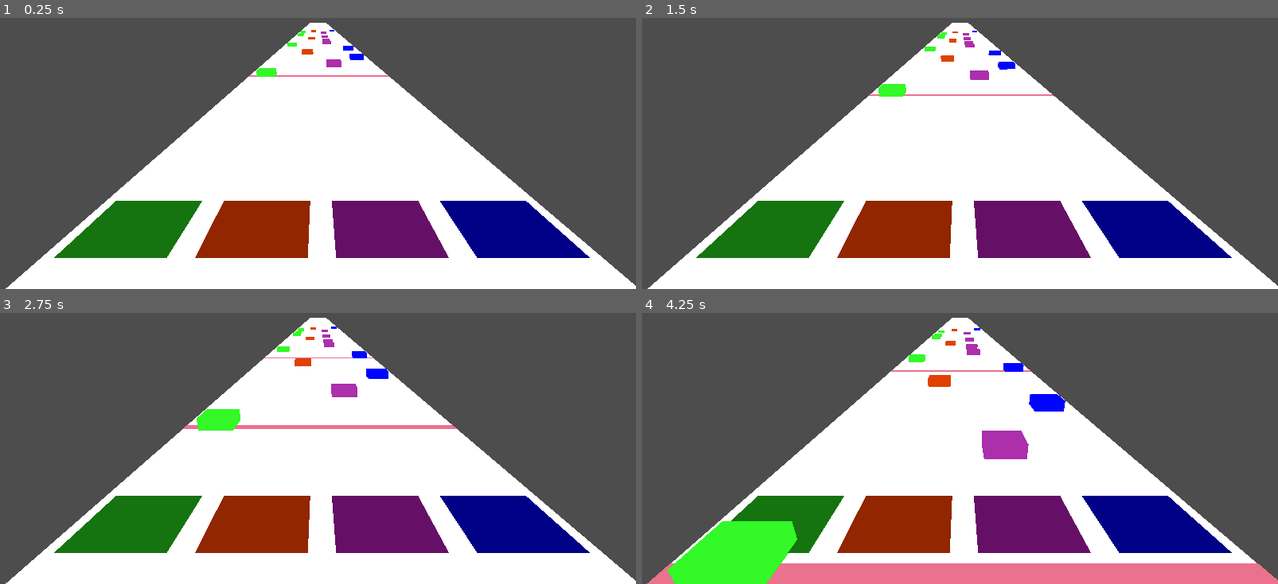
Above: before the commit, frames 1-4 (two rows, left to right).
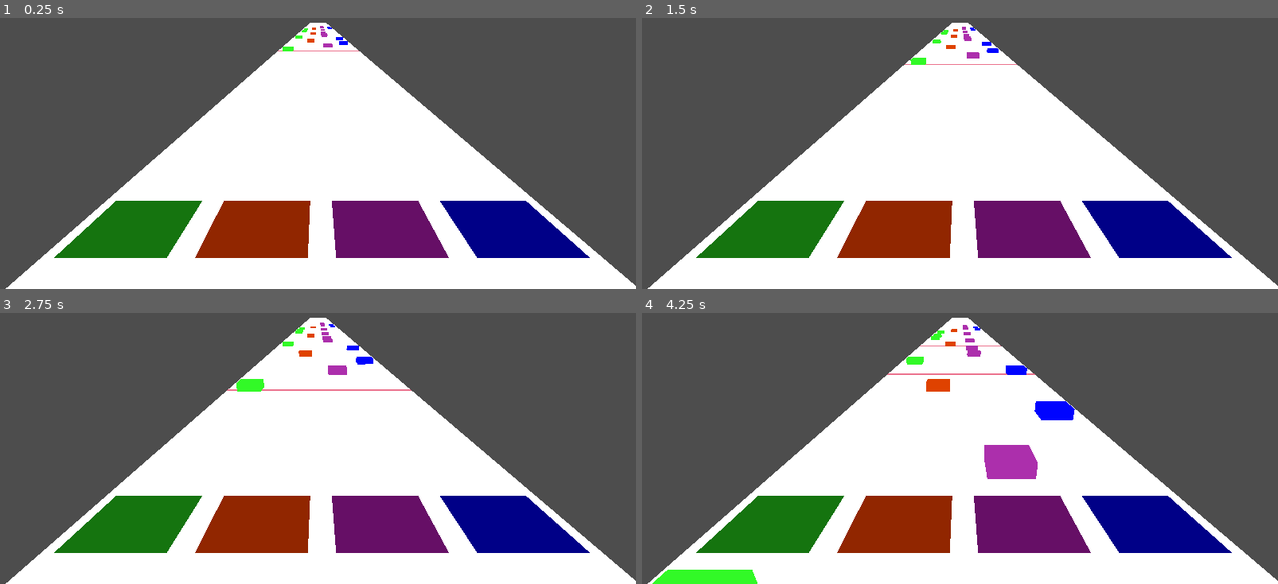
Above: after the commit, the same moments.

Repository: Austin-Senna/GuitarHero3D
Game: Godot game, scene res://game.tscn
Same seed, same stepped clock (60 frames per second), same inputs: the game is played once before the commit and once after it.
Inputs:
- Up to frame 1 (0.25 s): no input
- Up to frame 2 (1.5 s): tap Enter at 0.5 s; hold Up (ui_up) 0.53-1.28 s; tap Q at 0.6 s; hold Down (ui_down) from 1.28 s (still down); tap E at 1.35 s
- Up to frame 3 (2.75 s): release Down (ui_down) at 2.03 s; hold Up (ui_up) from 2.03 s (still down); tap R at 2.1 s
- Up to frame 4 (4.25 s): tap Q at 2.85 s; release Up (ui_up) at 3.53 s; hold Down (ui_down) from 3.53 s (still down); tap E at 3.6 s

The runs differ from the first frame. In frame 1, 0.7% of the frame differs, in the area x 39-62%, y 2-22%; in frame 2, 1.0%; in frame 3, 2.3%; in frame 4, 11%, in the area x 0-100%, y 4-100%.

Commit message:
Done Video 4 + Did some changes to intro/title/scene

Diff:
--- /dev/null
+++ b/Intro_Title_Menu/generic_animations.gd
@@ -0,0 +1,25 @@
+# generic_animations.gd
+extends Control
+
+# Get a reference to the AnimationPlayer. Adjust path if it's not a direct child.
+@onready var animation_player: AnimationPlayer = $AnimationPlayer
+@onready var parent = get_tree()
+var white_blinds_dur = 0.3
+
+func _ready():
+	self.z_index = 10;
+
+func play_white_blinds():
+	$WhiteBlinks.show()
+	animation_player.play("white_blinds")
+
+func play_fade_in():
+	$Fade.show()
+	animation_player.play("black_in")
+
+func play_fade_out():
+	animation_player.play("black_out")
+
+# More generic function if you prefer calling by name directly
+func play_anim(animation_name: StringName):
+	animation_player.play(animation_name)
--- /dev/null
+++ b/Intro_Title_Menu/generic_animations.tscn
@@ -0,0 +1,122 @@
+[gd_scene load_steps=7 format=3 uid="uid://byflxvnbatogh"]
+
+[ext_resource type="Script" uid="uid://3nwnonuh7s6o" path="res://Intro_Title_Menu/generic_animations.gd" id="1_geloo"]
+
+[sub_resource type="Animation" id="Animation_10ara"]
+length = 0.001
+tracks/0/type = "value"
+tracks/0/imported = false
+tracks/0/enabled = true
+tracks/0/path = NodePath("Fade:color")
+tracks/0/interp = 1
+tracks/0/loop_wrap = true
+tracks/0/keys = {
+"times": PackedFloat32Array(0),
+"transitions": PackedFloat32Array(1),
+"update": 0,
+"values": [Color(0, 0, 0, 1)]
+}
+tracks/1/type = "value"
+tracks/1/imported = false
+tracks/1/enabled = true
+tracks/1/path = NodePath("WhiteBlinks:visible")
+tracks/1/interp = 1
+tracks/1/loop_wrap = true
+tracks/1/keys = {
+"times": PackedFloat32Array(0),
+"transitions": PackedFloat32Array(1),
+"update": 1,
+"values": [false]
+}
+
+[sub_resource type="Animation" id="Animation_78db4"]
+resource_name = "black_in"
+tracks/0/type = "value"
+tracks/0/imported = false
+tracks/0/enabled = true
+tracks/0/path = NodePath("Fade:color")
+tracks/0/interp = 1
+tracks/0/loop_wrap = true
+tracks/0/keys = {
+"times": PackedFloat32Array(0, 1),
+"transitions": PackedFloat32Array(1, 1),
+"update": 0,
+"values": [Color(0, 0, 0, 1), Color(0, 0, 0, 0)]
+}
+
+[sub_resource type="Animation" id="Animation_1wcii"]
+resource_name = "black_out"
+tracks/0/type = "value"
+tracks/0/imported = false
+tracks/0/enabled = true
+tracks/0/path = NodePath("Fade:color")
+tracks/0/interp = 1
+tracks/0/loop_wrap = true
+tracks/0/keys = {
+"times": PackedFloat32Array(0.0666667, 1),
+"transitions": PackedFloat32Array(1, 1),
+"update": 0,
+"values": [Color(0, 0, 0, 0), Color(0, 0, 0, 1)]
+}
+
+[sub_resource type="Animation" id="Animation_6lcll"]
+resource_name = "white_blinds"
+length = 0.8805
+step = 0.1
+tracks/0/type = "value"
+tracks/0/imported = false
+tracks/0/enabled = true
+tracks/0/path = NodePath("WhiteBlinks:visible")
+tracks/0/interp = 1
+tracks/0/loop_wrap = true
+tracks/0/keys = {
+"times": PackedFloat32Array(0.0317, 0.0572, 0.0928, 0.263),
+"transitions": PackedFloat32Array(1, 1, 1, 1),
+"update": 1,
+"values": [false, true, false, false]
+}
+
+[sub_resource type="AnimationLibrary" id="AnimationLibrary_10ara"]
+_data = {
+&"RESET": SubResource("Animation_10ara"),
+&"black_in": SubResource("Animation_78db4"),
+&"black_out": SubResource("Animation_1wcii"),
+&"white_blinds": SubResource("Animation_6lcll")
+}
+
+[node name="genericAnimation" type="Control"]
+layout_mode = 3
+anchors_preset = 15
+anchor_right = 1.0
+anchor_bottom = 1.0
+grow_horizontal = 2
+grow_vertical = 2
+script = ExtResource("1_geloo")
+
+[node name="BlackBG" type="ColorRect" parent="."]
+z_index = -100
+layout_mode = 0
+offset_right = 1161.0
+offset_bottom = 658.0
+color = Color(0, 0, 0, 1)
+
+[node name="Fade" type="ColorRect" parent="."]
+layout_mode = 0
+offset_right = 1155.0
+offset_bottom = 655.0
+color = Color(0, 0, 0, 1)
+
+[node name="WhiteBlinks" type="ColorRect" parent="."]
+visible = false
+z_index = 1
+layout_mode = 1
+anchors_preset = 15
+anchor_right = 1.0
+anchor_bottom = 1.0
+grow_horizontal = 2
+grow_vertical = 2
+
+[node name="AnimationPlayer" type="AnimationPlayer" parent="."]
+libraries = {
+&"": SubResource("AnimationLibrary_10ara")
+}
--- a/Intro_Title_Menu/intro.gd
+++ b/Intro_Title_Menu/intro.gd
@@ -1,14 +1,14 @@
-extends Node2D
+extends Control
 
-@onready var animation_intro = $AnimationPlayer
+@onready var generic_anim_player: Control = $genericAnimation
 var title = preload("res://Intro_Title_Menu/title.tscn")
 
 func _ready():
-	animation_intro.play("black_in")
+	generic_anim_player.play_fade_in()
 	get_tree().create_timer(2).timeout.connect(blackout)
 
 func blackout():
-	animation_intro.play("black_out")
+	generic_anim_player.play_fade_out()
 	get_tree().create_timer(2).timeout.connect(startmenu)
 
 
--- a/Intro_Title_Menu/intro.tscn
+++ b/Intro_Title_Menu/intro.tscn
@@ -1,80 +1,33 @@
-[gd_scene load_steps=7 format=3 uid="uid://dfx72yw7qpccg"]
+[gd_scene load_steps=5 format=3 uid="uid://dfx72yw7qpccg"]
 
 [ext_resource type="Script" uid="uid://blc0cykodqlnl" path="res://Intro_Title_Menu/intro.gd" id="1_1wcii"]
-[ext_resource type="Texture2D" uid="uid://3rwe5we2fjnx" path="res://Intro_Title_Menu/Images/Gemini_Generated_Image_invp54invp54invp-removebg-preview.png" id="1_10ara"]
+[ext_resource type="Texture2D" uid="uid://t82ow1v6lhqa" path="res://Intro_Title_Menu/Images/Intro logo.png" id="2_1wcii"]
+[ext_resource type="PackedScene" uid="uid://byflxvnbatogh" path="res://Intro_Title_Menu/generic_animations.tscn" id="2_4gfd7"]
 
-[sub_resource type="Animation" id="Animation_10ara"]
-length = 0.001
-tracks/0/type = "value"
-tracks/0/imported = false
-tracks/0/enabled = true
-tracks/0/path = NodePath("Fade:color")
-tracks/0/interp = 1
-tracks/0/loop_wrap = true
-tracks/0/keys = {
-"times": PackedFloat32Array(0),
-"transitions": PackedFloat32Array(1),
-"update": 0,
-"values": [Color(0, 0, 0, 1)]
-}
+[sub_resource type="StyleBoxEmpty" id="StyleBoxEmpty_1wcii"]
 
-[sub_resource type="Animation" id="Animation_78db4"]
-resource_name = "black_in"
-tracks/0/type = "value"
-tracks/0/imported = false
-tracks/0/enabled = true
-tracks/0/path = NodePath("Fade:color")
-tracks/0/interp = 1
-tracks/0/loop_wrap = true
-tracks/0/keys = {
-"times": PackedFloat32Array(0, 1),
-"transitions": PackedFloat32Array(1, 1),
-"update": 0,
-"values": [Color(0, 0, 0, 1), Color(0, 0, 0, 0)]
-}
-
-[sub_resource type="Animation" id="Animation_1wcii"]
-resource_name = "black_out"
-tracks/0/type = "value"
-tracks/0/imported = false
-tracks/0/enabled = true
-tracks/0/path = NodePath("Fade:color")
-tracks/0/interp = 1
-tracks/0/loop_wrap = true
-tracks/0/keys = {
-"times": PackedFloat32Array(0.0666667, 1),
-"transitions": PackedFloat32Array(1, 1),
-"update": 0,
-"values": [Color(0, 0, 0, 0), Color(0, 0, 0, 1)]
-}
-
-[sub_resource type="AnimationLibrary" id="AnimationLibrary_10ara"]
-_data = {
-&"RESET": SubResource("Animation_10ara"),
-&"black_in": SubResource("Animation_78db4"),
-&"black_out": SubResource("Animation_1wcii")
-}
-
-[node name="Intro" type="Node2D"]
+[node name="Intro" type="Control"]
+layout_mode = 3
+anchors_preset = 15
+anchor_right = 1.0
+anchor_bottom = 1.0
+grow_horizontal = 2
+grow_vertical = 2
 script = ExtResource("1_1wcii")
 
-[node name="Sprite2D" type="Sprite2D" parent="."]
-position = Vector2(575, 327)
-scale = Vector2(1.31033, 1.31033)
-texture = ExtResource("1_10ara")
+[node name="genericAnimation" parent="." instance=ExtResource("2_4gfd7")]
+layout_mode = 1
 
-[node name="AnimationPlayer" type="AnimationPlayer" parent="."]
-libraries = {
-&"": SubResource("AnimationLibrary_10ara")
-}
+[node name="PanelContainer" type="PanelContainer" parent="."]
+layout_mode = 1
+anchors_preset = 15
+anchor_right = 1.0
+anchor_bottom = 1.0
+grow_horizontal = 2
+grow_vertical = 2
+theme_override_styles/panel = SubResource("StyleBoxEmpty_1wcii")
 
-[node name="Fade" type="ColorRect" parent="."]
-offset_right = 1155.0
-offset_bottom = 655.0
-color = Color(0, 0, 0, 1)
-
-[node name="BlackBG" type="ColorRect" parent="."]
-z_index = -2
-offset_right = 1161.0
-offset_bottom = 658.0
-color = Color(0, 0, 0, 1)
+[node name="TextureRect" type="TextureRect" parent="PanelContainer"]
+layout_mode = 2
+texture = ExtResource("2_1wcii")
+stretch_mode = 5
--- a/Intro_Title_Menu/menu.tscn
+++ b/Intro_Title_Menu/menu.tscn
@@ -1,4 +1,6 @@
-[gd_scene format=3 uid="uid://85250qst0lew"]
+[gd_scene load_steps=2 format=3 uid="uid://85250qst0lew"]
+
+[ext_resource type="Texture2D" uid="uid://dgakdmya08ol1" path="res://Intro_Title_Menu/Images/megatron_rockstar_no_bg.png" id="1_qvpu2"]
 
 [node name="Menu" type="Control"]
 layout_mode = 3
@@ -7,3 +9,36 @@
 anchor_bottom = 1.0
 grow_horizontal = 2
 grow_vertical = 2
+
+[node name="HBoxContainer" type="HBoxContainer" parent="."]
+layout_mode = 1
+anchors_preset = -1
+anchor_right = 1.0
+anchor_bottom = 1.0
+offset_top = 30.0
+offset_bottom = -30.0
+grow_horizontal = 2
+grow_vertical = 2
+
+[node name="VBoxContainer" type="VBoxContainer" parent="HBoxContainer"]
+layout_mode = 2
+
+[node name="Button" type="Button" parent="HBoxContainer/VBoxContainer"]
+layout_mode = 2
+size_flags_vertical = 3
+text = "SELECT"
+
+[node name="PanelContainer" type="PanelContainer" parent="HBoxContainer/VBoxContainer"]
+layout_mode = 2
+
+[node name="MarginContainer" type="MarginContainer" parent="HBoxContainer/VBoxContainer/PanelContainer"]
+layout_mode = 2
+
+[node name="TextureRect" type="TextureRect" parent="HBoxContainer/VBoxContainer/PanelContainer/MarginContainer"]
+layout_mode = 2
+texture = ExtResource("1_qvpu2")
+stretch_mode = 5
+
+[node name="HBoxContainer" type="HBoxContainer" parent="HBoxContainer"]
+layout_mode = 2
+size_flags_horizontal = 3
--- a/Intro_Title_Menu/title.tscn
+++ b/Intro_Title_Menu/title.tscn
@@ -1,64 +1,13 @@
-[gd_scene load_steps=12 format=3 uid="uid://cy1xg746ttg2w"]
+[gd_scene load_steps=9 format=3 uid="uid://cy1xg746ttg2w"]
 
 [ext_resource type="Script" uid="uid://dh6smklpqbk5j" path="res://Intro_Title_Menu/titlescreen.gd" id="1_d0bdc"]
+[ext_resource type="PackedScene" uid="uid://byflxvnbatogh" path="res://Intro_Title_Menu/generic_animations.tscn" id="2_2k0cv"]
 [ext_resource type="Texture2D" uid="uid://iwyel12kshnm" path="res://Intro_Title_Menu/Images/titleicon2.png" id="2_ln4oq"]
 [ext_resource type="Texture2D" uid="uid://cix2hhigxwi1y" path="res://Intro_Title_Menu/Images/Start_button.png" id="2_yvvhr"]
 [ext_resource type="Texture2D" uid="uid://bsbbm6q77ypep" path="res://Intro_Title_Menu/Images/Start_button_pressed.png" id="3_34mbs"]
 [ext_resource type="Texture2D" uid="uid://cacvckoo1t7t7" path="res://Intro_Title_Menu/Images/exit_button.png" id="4_34mbs"]
 [ext_resource type="Texture2D" uid="uid://bo33ce7s8jkmg" path="res://Intro_Title_Menu/Images/exit_button_pressed.png" id="5_c6qcs"]
 [ext_resource type="Texture2D" uid="uid://jyum46lfybhc" path="res://Intro_Title_Menu/Images/optimus_prime_rockstar_no_bg.png" id="6_c6qcs"]
-
-[sub_resource type="Animation" id="Animation_10ara"]
-length = 0.001
-tracks/0/type = "value"
-tracks/0/imported = false
-tracks/0/enabled = true
-tracks/0/path = NodePath("Fade:color")
-tracks/0/interp = 1
-tracks/0/loop_wrap = true
-tracks/0/keys = {
-"times": PackedFloat32Array(0),
-"transitions": PackedFloat32Array(1),
-"update": 0,
-"values": [Color(0, 0, 0, 1)]
-}
-
-[sub_resource type="Animation" id="Animation_78db4"]
-resource_name = "black_in"
-tracks/0/type = "value"
-tracks/0/imported = false
-tracks/0/enabled = true
-tracks/0/path = NodePath("Fade:color")
-tracks/0/interp = 1
-tracks/0/loop_wrap = true
-tracks/0/keys = {
-"times": PackedFloat32Array(0, 1),
-"transitions": PackedFloat32Array(1, 1),
-"update": 0,
-"values": [Color(0, 0, 0, 1), Color(0, 0, 0, 0)]
-}
-
-[sub_resource type="Animation" id="Animation_1wcii"]
-resource_name = "black_out"
-tracks/0/type = "value"
-tracks/0/imported = false
-tracks/0/enabled = true
-tracks/0/path = NodePath("Fade:color")
-tracks/0/interp = 1
-tracks/0/loop_wrap = true
-tracks/0/keys = {
-"times": PackedFloat32Array(0.0666667, 1),
-"transitions": PackedFloat32Array(1, 1),
-"update": 0,
-"values": [Color(0, 0, 0, 0), Color(0, 0, 0, 1)]
-}
-
-[sub_resource type="AnimationLibrary" id="AnimationLibrary_10ara"]
-_data = {
-&"RESET": SubResource("Animation_10ara"),
-&"black_in": SubResource("Animation_78db4"),
-&"black_out": SubResource("Animation_1wcii")
-}
 
 [node name="TitleScreen" type="Control"]
 layout_mode = 3
@@ -68,6 +17,9 @@
 grow_horizontal = 2
 grow_vertical = 2
 script = ExtResource("1_d0bdc")
+
+[node name="genericAnimation" parent="." instance=ExtResource("2_2k0cv")]
+layout_mode = 1
 
 [node name="VBoxContainer" type="VBoxContainer" parent="."]
 layout_mode = 1
@@ -153,31 +105,6 @@
 texture = ExtResource("6_c6qcs")
 stretch_mode = 5
 
-[node name="AnimationPlayer" type="AnimationPlayer" parent="."]
-libraries = {
-&"": SubResource("AnimationLibrary_10ara")
-}
-
-[node name="Fade" type="ColorRect" parent="."]
-visible = false
-layout_mode = 1
-anchors_preset = 15
-anchor_right = 1.0
-anchor_bottom = 1.0
-grow_horizontal = 2
-grow_vertical = 2
-color = Color(0, 0, 0, 1)
-
-[node name="BackgroundBlack" type="ColorRect" parent="."]
-z_index = -2
-layout_mode = 1
-anchors_preset = 15
-anchor_right = 1.0
-anchor_bottom = 1.0
-grow_horizontal = 2
-grow_vertical = 2
-color = Color(0, 0, 0, 1)
-
 [connection signal="focus_entered" from="VBoxContainer/PanelContainer/HBox/Menu/MarginContainer/VBoxContainer/VBoxContainer/StartButton" to="." method="_on_start_button_focus_entered"]
 [connection signal="pressed" from="VBoxContainer/PanelContainer/HBox/Menu/MarginContainer/VBoxContainer/VBoxContainer/StartButton" to="." method="_on_start_button_pressed"]
 [connection signal="focus_entered" from="VBoxContainer/PanelContainer/HBox/Menu/MarginContainer/VBoxContainer/VBoxContainer/ExitButton" to="." method="_on_exit_button_focus_entered"]
--- a/Intro_Title_Menu/titlescreen.gd
+++ b/Intro_Title_Menu/titlescreen.gd
@@ -2,23 +2,24 @@
 
 var buttons: Array[TextureButton] = []
 var focused_index: int = -1
-@onready var animation_intro = $AnimationPlayer
+@onready var animPlayer = $genericAnimation
 
 func _ready() -> void:
-	animation_intro.play("black_in")
+	animPlayer.play_fade_in()
 	buttons = [
 		$%StartButton,
 		$%ExitButton
 	]
-	$Fade.show()
 
 func _process(delta: float) -> void:
 	if Input.is_action_just_pressed("ui_down"):
 		focused_index = (focused_index + 1) % buttons.size()
 		buttons[focused_index].grab_focus()
+
 	elif Input.is_action_just_pressed("ui_up"):
 		focused_index = (focused_index - 1 + buttons.size()) % buttons.size()
 		buttons[focused_index].grab_focus()
+
 
 
 func _on_start_button_focus_entered() -> void:
@@ -28,7 +29,10 @@
 	print("Exit button focused")
 
 func _on_start_button_pressed() -> void:
+	animPlayer.play_white_blinds()
+	await get_tree().create_timer(animPlayer.white_blinds_dur).timeout
 	get_tree().change_scene_to_file("res://Intro_Title_Menu/menu.tscn")
 
 func _on_exit_button_pressed() -> void:
+	animPlayer.play_white_blinds()
 	get_tree().quit()
--- a/bar.gd
+++ b/bar.gd
@@ -1,7 +1,7 @@
 extends Node3D
 
 var note_scn = preload("res://note.tscn")
-var note_scale = 0.005
+var note_scale
 
 # max bar.length = 1600 * 0.005 = 8
 var notes_data = [
--- /dev/null
+++ b/game.gd
@@ -0,0 +1,32 @@
+extends Node3D
+
+@onready var music_node = $Music
+@onready var road_node = $road
+
+var audio
+var audio_file1 = "res://audiotracks/linkinpark.ogg"
+#bpm = 120
+var audio_file2 = "res://audiotracks/entersandman.mp3"
+#bpm = 123
+
+var tempo
+var bar_length
+var quarter_time
+var speed
+var note_scale
+var start_time
+
+func _ready():
+	audio = load(audio_file2)
+	calc_params()
+	music_node.setup(self)
+	road_node.setup(self)
+
+#120 bpm
+func calc_params():
+	tempo = 120
+	bar_length = 8
+	quarter_time = 60/float(tempo)
+	speed = bar_length/float(4*quarter_time)
+	note_scale = bar_length/float(4*400)
+	start_time = 0.1
--- a/game.tscn
+++ b/game.tscn
@@ -1,8 +1,11 @@
-[gd_scene load_steps=2 format=3 uid="uid://c2c81eofyw8ei"]
+[gd_scene load_steps=4 format=3 uid="uid://c2c81eofyw8ei"]
 
 [ext_resource type="PackedScene" uid="uid://1xmjiayxw76g" path="res://road.tscn" id="1_80nbo"]
+[ext_resource type="Script" uid="uid://dsv8lv6hvfwyf" path="res://game.gd" id="1_feb5d"]
+[ext_resource type="PackedScene" uid="uid://c0tyxxtnwlmwi" path="res://music.tscn" id="3_fc0e3"]
 
 [node name="Game" type="Node3D"]
+script = ExtResource("1_feb5d")
 
 [node name="road" parent="." instance=ExtResource("1_80nbo")]
 transform = Transform3D(1.6, 0, 0, 0, 1.2, 0, 0, 0, 1.2, 0, 0, 0)
@@ -17,3 +20,5 @@
 transform = Transform3D(1, 0, 0, 0, -4.37114e-08, 1, 0, -1, -4.37114e-08, -0.13372, 14.4014, 0.203007)
 fov = 70.0
 far = 100.0
+
+[node name="Music" parent="." instance=ExtResource("3_fc0e3")]
--- /dev/null
+++ b/music.gd
@@ -0,0 +1,31 @@
+extends Node3D
+
+
+@onready var player = $AudioStreamPlayer3D
+
+var speed
+var started
+var pre_start_duration
+var start_time
+
+func _ready():
+	pass
+
+func setup(game):
+	player.stream = game.audio
+
+	started = false
+	speed = game.speed
+	pre_start_duration = game.bar_length
+	start_time = game.start_time
+
+func start():
+	started = true
+	player.play(start_time)
+
+func _process(delta):
+	if not started:
+		pre_start_duration -= speed*delta
+		if pre_start_duration <= 0:
+			start()
+			return
--- /dev/null
+++ b/music.tscn
@@ -0,0 +1,8 @@
+[gd_scene load_steps=2 format=3 uid="uid://c0tyxxtnwlmwi"]
+
+[ext_resource type="Script" uid="uid://dq6duqe6da24x" path="res://music.gd" id="1_3h6ak"]
+
+[node name="Music" type="Node3D"]
+script = ExtResource("1_3h6ak")
+
+[node name="AudioStreamPlayer3D" type="AudioStreamPlayer3D" parent="."]
--- a/note.gd
+++ b/note.gd
@@ -39,7 +39,7 @@
 		4:
 			$MeshInstance3D.material_override = blue_mat
 
-func _process(delta):
+func _process(_delta):
 	collect()
 
 func collect():
--- a/bars_node.gd
+++ b/road.gd
@@ -1,15 +1,24 @@
 extends Node3D
 
 @onready var bars_node = $BarsNode
-var bar_length = 8
+var bar_length
 var bars = []
 var bar_scn = preload("res://bar.tscn")
-var current_location = Vector3(0,0,0)
-var speed = Vector3(0,0,2)
-var deletion_z_threshold = 2.5 * bar_length
+var current_location
+var speed
+var deletion_z_threshold
+var note_scale
 
-func _ready():
-	for i in range(4):
+func setup(game):
+	speed = Vector3(0,0, game.speed)
+	bar_length = game.bar_length
+	current_location = Vector3(0,0,-bar_length)
+	deletion_z_threshold = 2.5 * bar_length
+	note_scale = game.note_scale
+	add_bars()
+
+func add_bars():
+	for i in range(5):
 		add_bar()
 
 func _process(delta):
@@ -28,6 +37,7 @@
 func add_bar():
 	var bar = bar_scn.instantiate()
 	bar.set_position(Vector3(current_location.x, current_location.y, current_location.z))
+	bar.note_scale = note_scale
 	bars.append(bar)
 	bars_node.add_child(bar)
 	current_location += Vector3(0,0,-bar_length)
--- a/road.tscn
+++ b/road.tscn
@@ -1,7 +1,7 @@
 [gd_scene load_steps=5 format=3 uid="uid://1xmjiayxw76g"]
 
 [ext_resource type="PackedScene" uid="uid://bdqlu18v7gjx6" path="res://NotePicker.tscn" id="1_x0d2t"]
-[ext_resource type="Script" path="res://bars_node.gd" id="2_3veuu"]
+[ext_resource type="Script" uid="uid://c6l7bnqqytrgw" path="res://road.gd" id="2_3veuu"]
 
 [sub_resource type="PlaneMesh" id="PlaneMesh_g686u"]
 
Not shown, added: Intro_Title_Menu/generic_animations.gd.uid
Not shown, added: audiotracks/entersandman.mp3.import
Not shown, added: audiotracks/linkinpark.ogg.import
Not shown, added: game.gd.uid
Not shown, added: music.gd.uid
Renamed: bars_node.gd.uid -> road.gd.uid
Not shown, added: audiotracks/entersandman.mp3
Not shown, added: audiotracks/linkinpark.ogg
